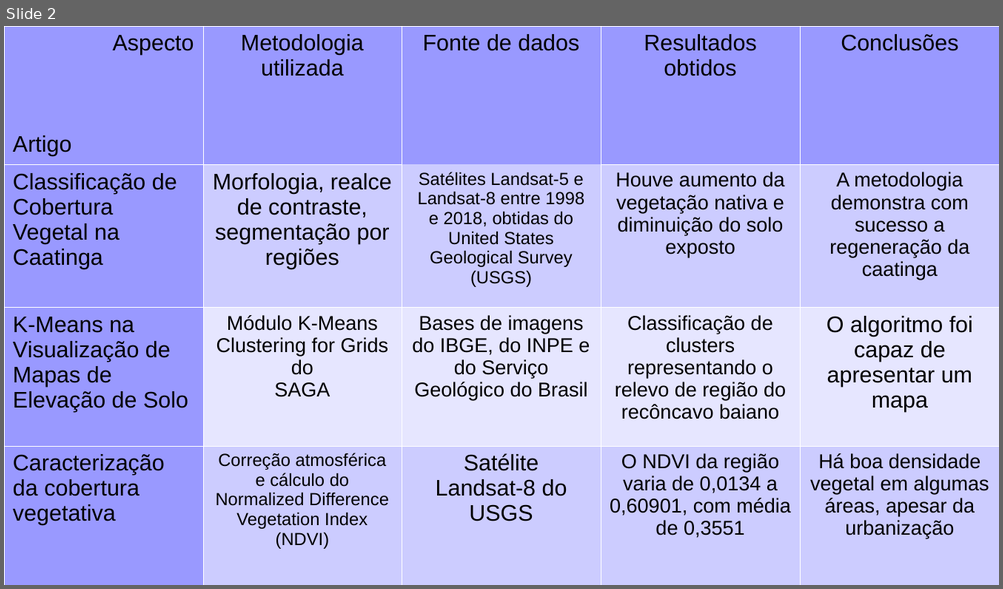
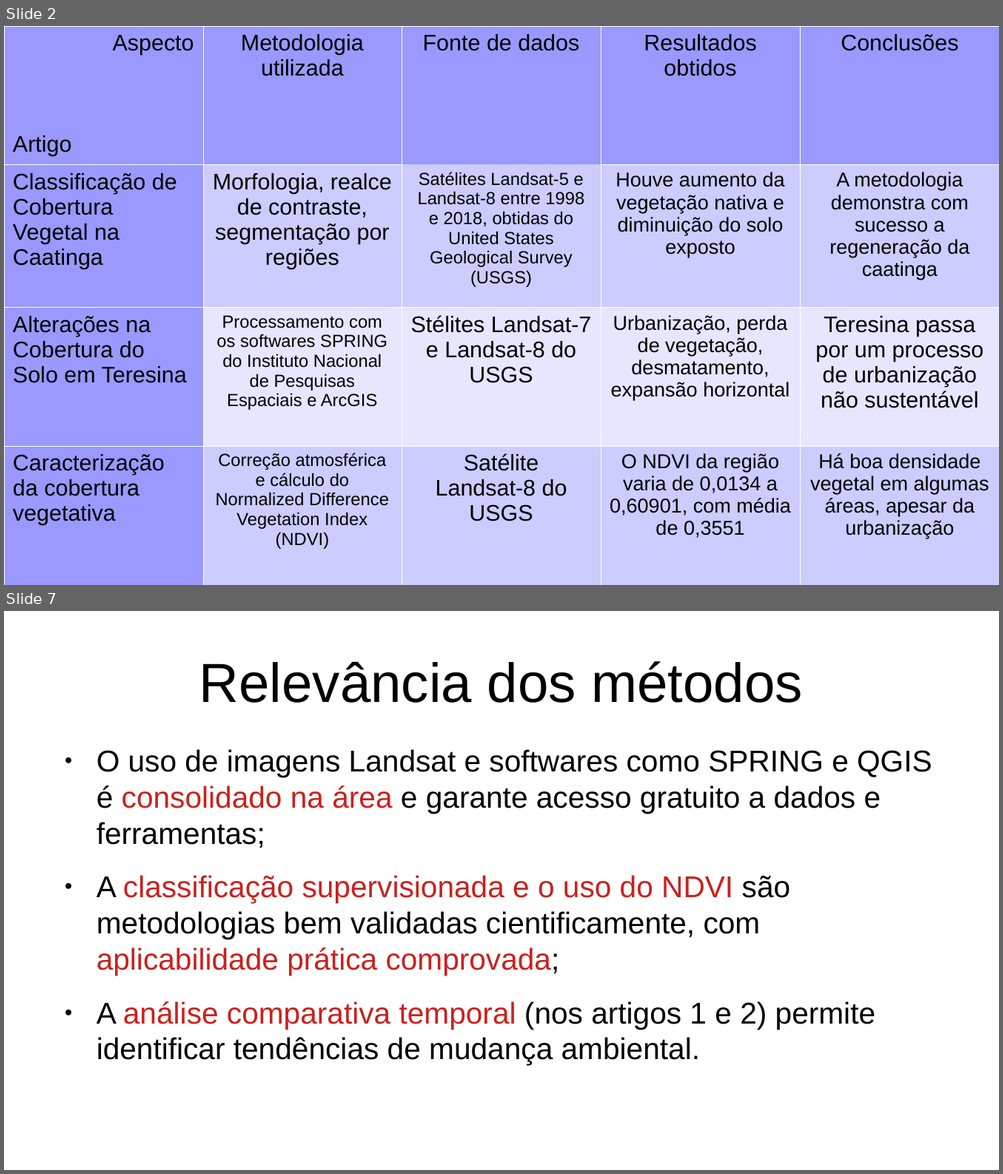
Before and after one commit to joao-martinho/disciplina_PI_2025-1, a slide deck: Trabalho final/seminario.odp. Shown one above the other, each under a label of ours: slide 2 before the commit, slides 2 and 7 after it; the slides between them are not shown. The pictures are 1003x589 and 1003x1174 pixels, drawn with LibreOffice and Linux fonts; fonts in the diff are those of the drawing. Boxes give left, top, right and bottom in pixels: in the first picture for what was removed or moved away, otherwise in the second. Text is boxed around its words. In the diff, an @@ line names an element or a change of style, - is before the commit and + after.

```diff
--- a/Trabalho final/seminario.odp
+++ b/Trabalho final/seminario.odp
@@ slide 7 added at [4, 611, 999, 1170], background #FFFFFF @@
@@ title added at [199, 661, 802, 703], 44 pt, text #000000 @@
+Relevância dos métodos
@@ text added at [96, 749, 932, 1065], 24 pt, text #000000 @@
+● O uso de imagens Landsat e softwares como SPRING e QGIS é consolidado na área e garante acesso gratuito a dados e ferramentas;
+● A classificação supervisionada e o uso do NDVI são metodologias bem validadas cientificamente, com aplicabilidade prática comprovada;
+● A análise comparativa temporal (nos artigos 1 e 2) permite identificar tendências de mudança ambiental.
@@ slide 2 changed as well @@
@@ table at [4, 26, 999, 585] @@
-row 3: K-Means na Visualização de Mapas de Elevação de Solo | Módulo K-Means Clustering for Grids do / SAGA | Bases de imagens do IBGE, do INPE e do Serviço Geológico do Brasil | Classificação de clusters representando o relevo de região do recôncavo baiano | O algoritmo foi capaz de apresentar um mapa
+row 3: Alterações na Cobertura do Solo em Teresina | Processamento com os softwares SPRING do Instituto Nacional de Pesquisas Espaciais e ArcGIS | Stélites Landsat-7 e Landsat-8 do USGS | Urbanização, perda de vegetação, desmatamento, expansão horizontal | Teresina passa por um processo de urbanização não sustentável
```
Also in this commit, not shown: 1 other slide changed, 6 other slides added, 4 slides removed, 7 other files.
